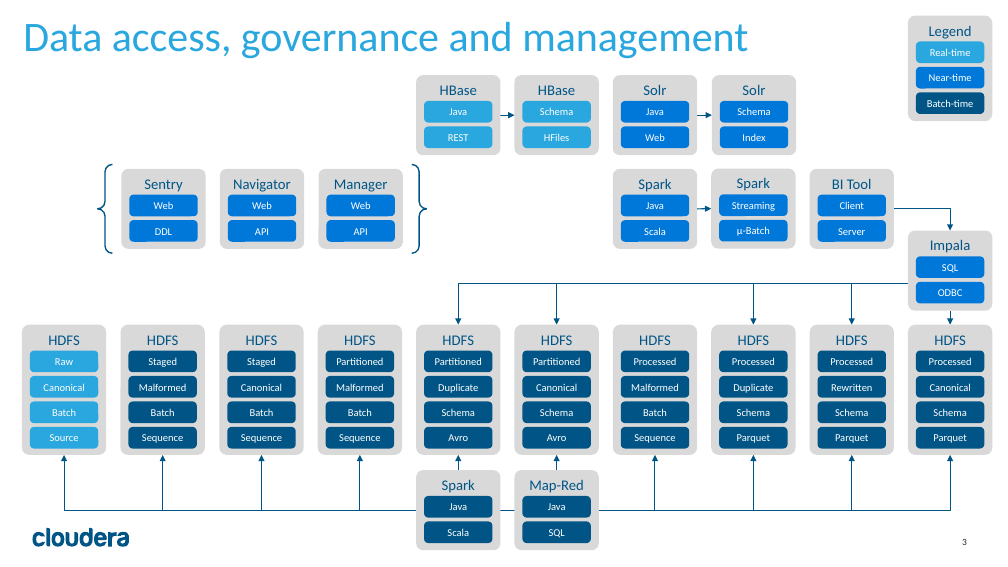
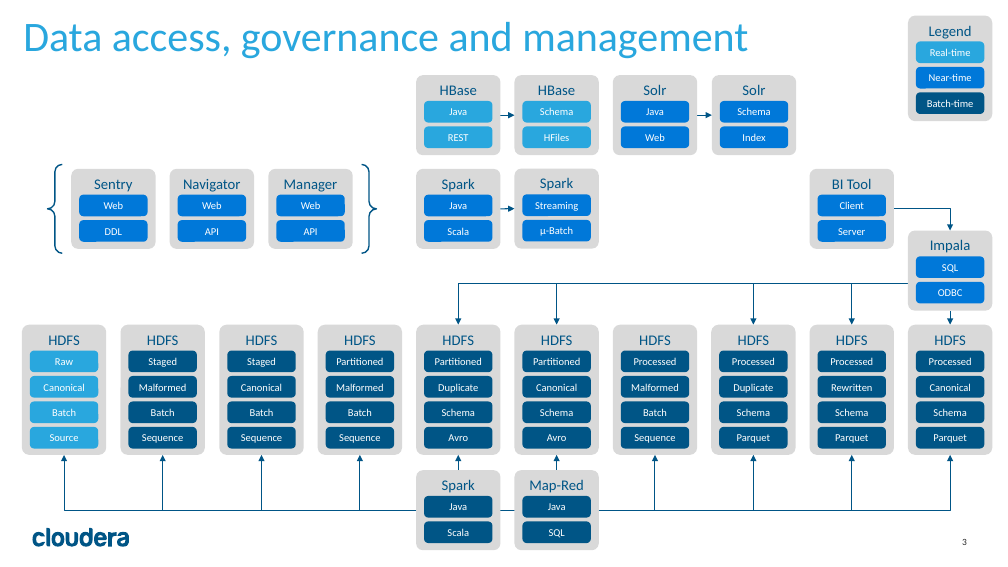
Before and after one commit to ggear/cloudera-framework, a slide deck: slide 3 of cloudera-framework-main/cloudera-framework-main-archetype/src/main/resources/archetype-resources/src/site/resources/Archetype_Architecture.pptx. Drawn at 1008x567 pixels with LibreOffice and Linux fonts; fonts in the diff are those of the drawing. Boxes give left, top, right and bottom in pixels: in the first picture for what was removed or moved away, otherwise in the second. Text is boxed around its words. In the diff, an @@ line names an element or a change of style, - is before the commit and + after.

```diff
--- a/cloudera-framework-main/cloudera-framework-main-archetype/src/main/resources/archetype-resources/src/site/resources/Archetype_Architecture.pptx
+++ b/cloudera-framework-main/cloudera-framework-main-archetype/src/main/resources/archetype-resources/src/site/resources/Archetype_Architecture.pptx
@@ 9 rounded rectangles, 1 brace pair: place and size @@
-9 rounded rectangles, 1 brace pair at <box>98,165,426,254</box>
+9 rounded rectangles, 1 brace pair at <box>48,165,377,254</box>
@@ rounded rectangle "Spark": place and size @@
-rounded rectangle "Spark" at <box>712,169,796,249</box>
+rounded rectangle "Spark" at <box>514,169,599,249</box>
@@ 5 rounded rectangles, 1 arrow: place and size @@
-5 rounded rectangles, 1 arrow at <box>613,169,786,249</box>
+5 rounded rectangles, 1 arrow at <box>416,169,590,249</box>
```
Also in this commit, not shown: 1 other slide changed, 3 other files.
